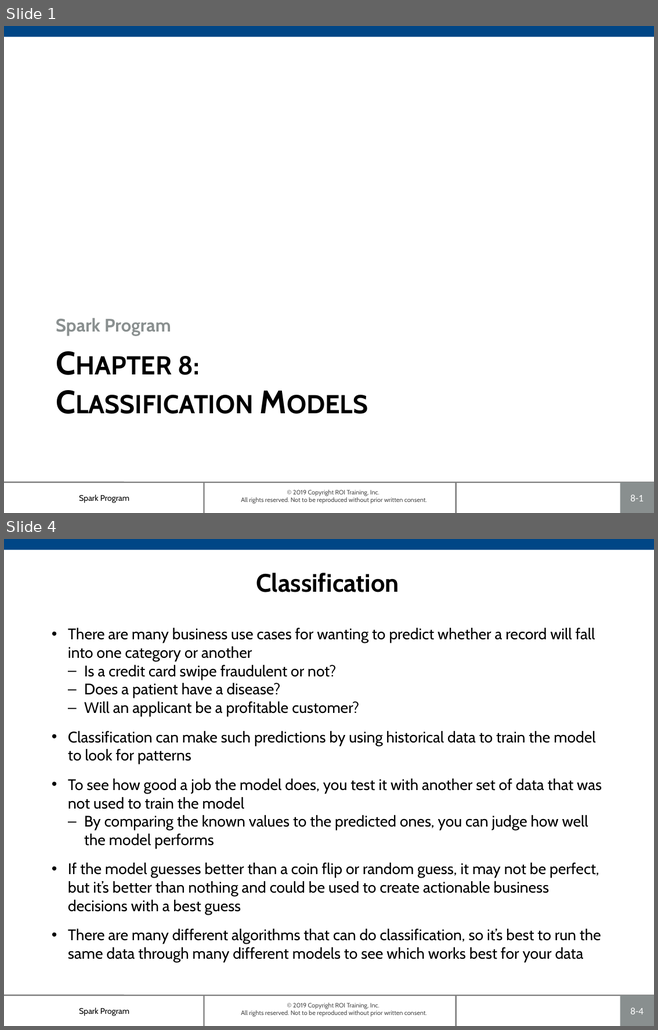
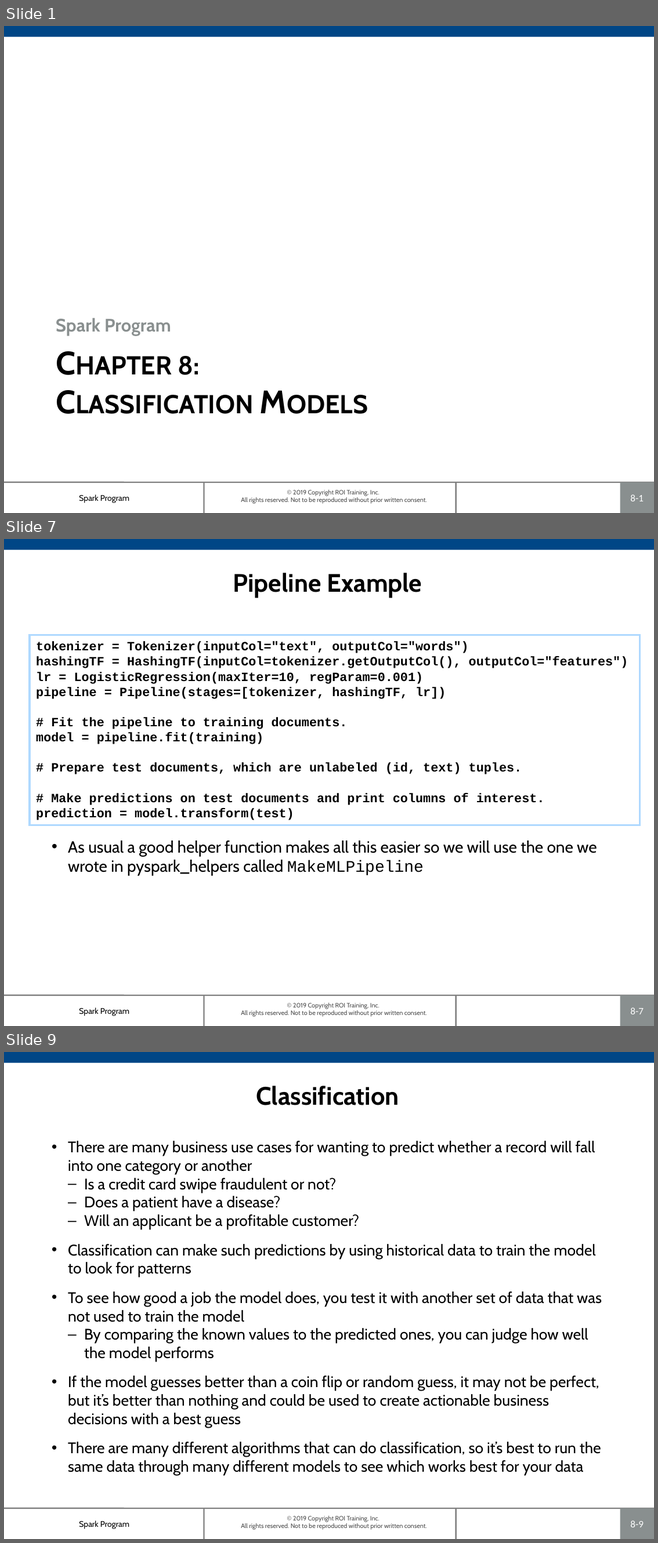
Before and after one commit to roitraining/SparkProgram, a slide deck: Day7-ClassificationAnalysis/Ch08-ClassificationModels.pptx. Shown one above the other, each under a label of ours: slides 1 and 4 before the commit, slides 1, 7 and 9 after it; the slides between them are not shown. The pictures are 658x1030 and 658x1543 pixels, drawn with LibreOffice and Linux fonts; fonts in the diff are those of the drawing; background and template pictures are left out. Boxes give left, top, right and bottom in pixels: in the first picture for what was removed or moved away, otherwise in the second. Text is boxed around its words. In the diff, an @@ line names an element or a change of style, - is before the commit and + after.

```diff
--- a/Day7-ClassificationAnalysis/Ch08-ClassificationModels.pptx
+++ b/Day7-ClassificationAnalysis/Ch08-ClassificationModels.pptx
@@ slide 7 added at (x1=4, y1=539, x2=654, y2=1026), background #FFFFFF; not listed: 7 template elements that a slide beside it also shows @@
@@ title added at (x1=233, y1=573, x2=422, y2=598), 28 pt, text #000000, bold @@
+Pipeline Example
@@ rectangle added at (x1=30, y1=635, x2=639, y2=826), outline #AFD9FF 2.25 pt, 14 pt, text #000000, bold @@
+tokenizer = Tokenizer(inputCol="text", outputCol="words")
+hashingTF = HashingTF(inputCol=tokenizer.getOutputCol(), outputCol="features")
+lr = LogisticRegression(maxIter=10, regParam=0.001)
+pipeline = Pipeline(stages=[tokenizer, hashingTF, lr])
+# Fit the pipeline to training documents.
+model = pipeline.fit(training)
+# Prepare test documents, which are unlabeled (id, text) tuples.
+# Make predictions on test documents and print columns of interest.
+prediction = model.transform(test)
@@ text added at (x1=68, y1=841, x2=596, y2=876), 18 pt, text #000000 @@
+• As usual a good helper function makes all this easier so we will use the one we wrote in pyspark_helpers called MakeMLPipeline
@@ what was slide 4 is now slide 9 @@
@@ page number at (x1=630, y1=1521, x2=643, y2=1528): text changed @@
-8-4
+8-9
```
Also in this commit, not shown: 7 slides changed, 4 other slides added, 1 other file.
